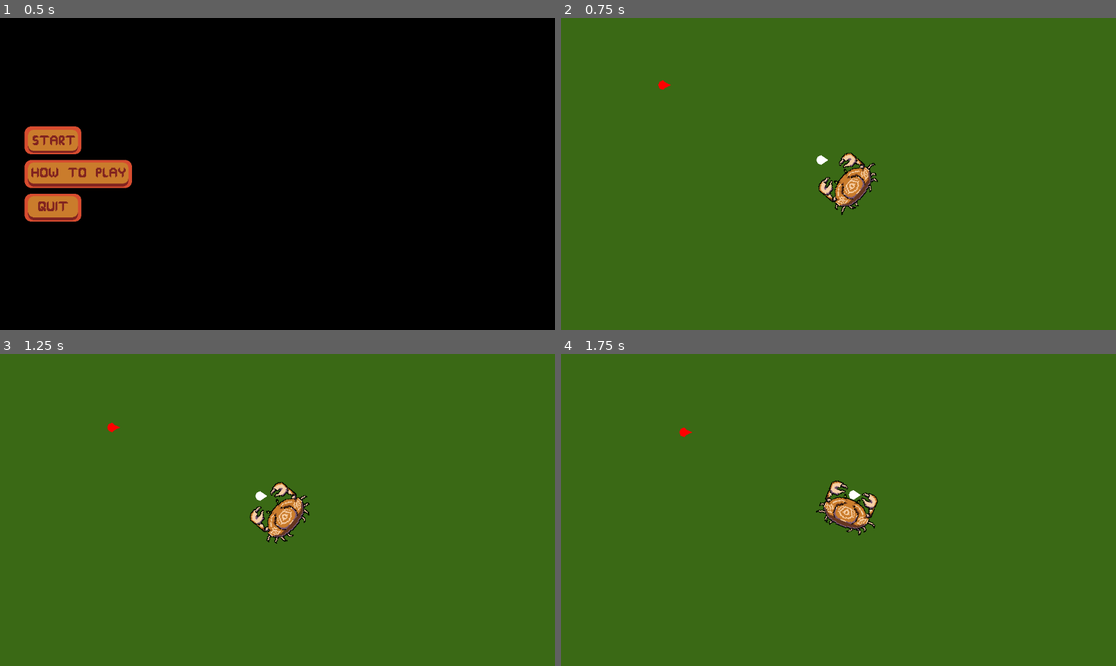
Above: before the commit, frames 1-4 (two rows, left to right).
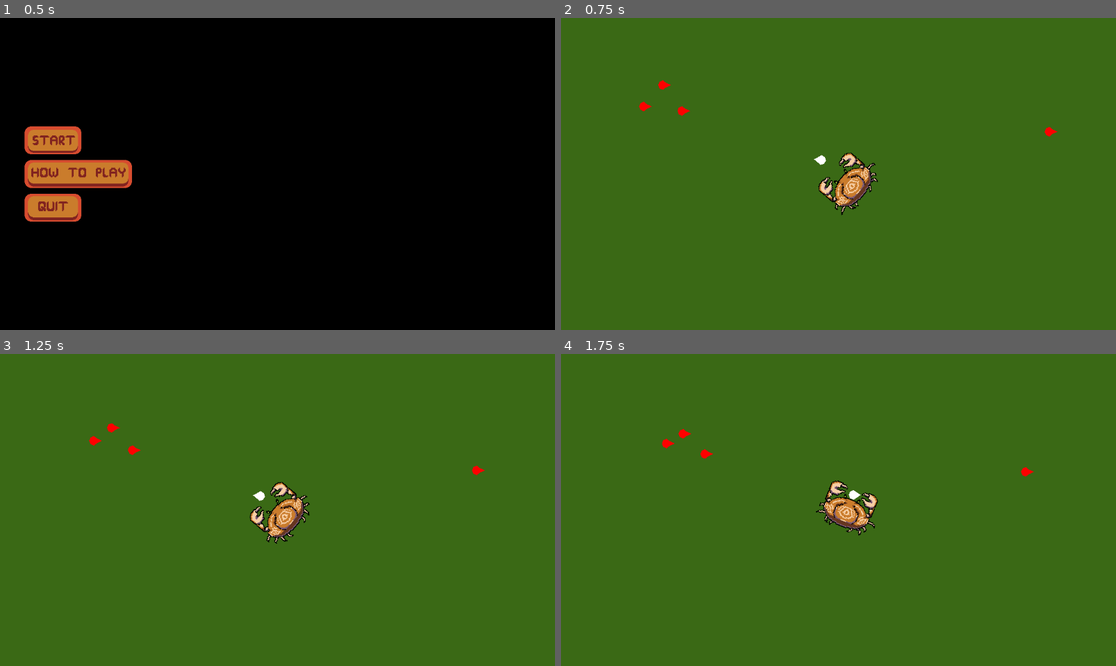
Above: after the commit, the same moments.

Repository: P-zee/UWRGJ-Team3
Game: Godot game, scene res://Menu/main_menu.tscn
Same seed, same stepped clock (60 frames per second), same inputs: the game is played once before the commit and once after it.
Inputs (mouse positions are in pixels of both pictures, inside the frame that each line leads up to):
- Up to frame 1 (0.5 s): no input
- Up to frame 2 (0.75 s): click (638, 139) at 0.5 s
- Up to frame 3 (1.25 s): no input
- Up to frame 4 (1.75 s): tap Enter (ui_accept) at 1.25, 1.52, 1.55 s; move the mouse to (960, 494) at 1.27 s; hold Right (ui_right) from 1.28 s (still down); tap Space (fire_melee, bound only after the commit) at 1.35 s

Frame 1 is identical in both runs. In frame 2, 0.1% of the frame differs, in the area x 14-90%, y 26-48%; in frame 3, 0.2%; in frame 4, 0.2%, in the area x 18-86%, y 23-57%.

Commit message:
Revert "Added functionality to gameover buttons"
This reverts commit 266745275df4b7c2d31eb9fa1491d601a1222b55.

Diff:
--- a/Entities/Player/player.gd
+++ b/Entities/Player/player.gd
@@ -1,23 +1,27 @@
 extends CharacterBody2D
 
-signal tookDamage(damage : int)
-signal healed(health : int)
+signal tookDamage(damage : float)
+signal healed(health : float)
 signal died()
 
 @onready var health: Node = $Health
 
 const SPEED = 150.0
 
-
-func _process(delta: float) -> void:
-	if Input.is_action_just_pressed("ui_accept"):
-		print(health.health)
+@export var melee_damage = 5.0
 
 
-func _physics_process(delta: float) -> void:
+func _process(_delta: float) -> void:
+	if Input.is_action_just_pressed("fire_melee"):
+		swing_melee(melee_damage)
+
+
+func _physics_process(_delta: float) -> void:
+	# Face towards the mouse
+	look_at(get_global_mouse_position())
 	# Get the input direction and handle the movement/deceleration.
 	# As good practice, you should replace UI actions with custom gameplay actions.
-	var direction := Input.get_vector("ui_left", "ui_right", "ui_up", "ui_down")
+	var direction := Input.get_vector("move_left", "move_right", "move_up", "move_down")
 	#if direction:
 	velocity = direction * SPEED
 	#else:
@@ -30,9 +34,25 @@
 	died.emit()
 
 
-func _on_health_healed(health: int) -> void:
-	healed.emit(health)
+func _on_health_healed(damage: float) -> void:
+	healed.emit(damage)
 
 
-func _on_health_took_damage(damage: int) -> void:
+func _on_health_took_damage(damage: float) -> void:
 	tookDamage.emit(damage)
+
+# Damages any bodies that have the method take_player_damage
+func swing_melee(damage: float):
+	# First, make sure melee swing is off of cooldown
+	if $MeleeCooldown.is_stopped():
+		$MeleeCooldown.start()
+		# Here, put logic for swing animation
+		print("Swing!")
+		# Now, get all enemies in the melee hitbox
+		for body in $MeleeHitbox.get_overlapping_bodies():
+			# If this body has a method called take_player_damage, then
+			#  call it with the amount of damage to deal.
+			if "take_player_damage" in body:
+				# Deal damage to the body we hit
+				body.take_player_damage(damage)
+				print(body.to_string() + " has taken " + str(damage) + " damage.")
--- a/Entities/health.gd
+++ b/Entities/health.gd
@@ -1,6 +1,6 @@
 extends Node
 
-@export var maxHealth : int:
+@export var maxHealth : float:
 	set(newMaxHealth):
 		maxHealth = newMaxHealth
 		if(health > maxHealth):
@@ -8,10 +8,10 @@
 	get():
 		return maxHealth
 
-var health : int
+var health : float
 
-signal tookDamage(damage : int)
-signal healed(damage : int)
+signal tookDamage(damage : float)
+signal healed(damage : float)
 signal died()
 
 # Called when the node enters the scene tree for the first time.
@@ -22,19 +22,19 @@
 	#healed.connect(healMessage)
 
 
-func takeDamage(damage : int) -> void:
+func takeDamage(damage : float) -> void:
 	health -= damage
 	tookDamage.emit(damage)
 	if(health <= 0):
 		died.emit()
 
-func heal(damage: int) -> void:
+func heal(damage: float) -> void:
 	health = min(maxHealth, health + damage)
 	healed.emit(damage)
 
 #func dieMessage() -> void:
 #	print("the player has died")
-#func healMessage(damage: int)->void:
+#func healMessage(damage: float)->void:
 #	print("the player has been healed the following health")
 #	print(damage)
 
--- a/Entities/queen.tscn
+++ b/Entities/queen.tscn
@@ -138,6 +138,7 @@
 
 [node name="Queen" type="CharacterBody2D"]
 scale = Vector2(2, 2)
+motion_mode = 1
 script = ExtResource("1_kgigq")
 
 [node name="Health" type="Node" parent="."]
--- a/Environment/level.gd
+++ b/Environment/level.gd
@@ -11,7 +11,7 @@
 
 
 # Called every frame. 'delta' is the elapsed time since the previous frame.
-func _process(delta: float) -> void:
+func _process(_delta: float) -> void:
 	pass
 
 # Called when the queen dies
--- a/Environment/level.tscn
+++ b/Environment/level.tscn
@@ -19,6 +19,15 @@
 [node name="Enemy" parent="." instance=ExtResource("2_s4nmo")]
 position = Vector2(212, 132)
 
+[node name="Enemy2" parent="." instance=ExtResource("2_s4nmo")]
+position = Vector2(174, 190)
+
+[node name="Enemy3" parent="." instance=ExtResource("2_s4nmo")]
+position = Vector2(244, 196)
+
+[node name="Enemy4" parent="." instance=ExtResource("2_s4nmo")]
+position = Vector2(1017, 229)
+
 [node name="Queen" parent="." instance=ExtResource("4_1ljs2")]
 position = Vector2(611, 355)
 
--- a/UI/gameover.gd
+++ b/UI/gameover.gd
@@ -12,8 +12,8 @@
 
 # Called when retry button is pressed
 func _on_retry_pressed() -> void:
-	get_tree().change_scene_to_file("res://Environment/level.tscn")
+	pass # Replace with function body.
 
 # Called when quit button is pressed
 func _on_quit_pressed() -> void:
-	get_tree().quit()
+	pass # Replace with function body.
--- a/project.godot
+++ b/project.godot
@@ -15,6 +15,47 @@
 config/features=PackedStringArray("4.3", "Forward Plus")
 config/icon="res://icon.svg"
 
+[global_group]
+
+Boid=""
+
+[input]
+
+move_up={
+"deadzone": 0.5,
+"events": [Object(InputEventKey,"resource_local_to_scene":false,"resource_name":"","device":-1,"window_id":0,"alt_pressed":false,"shift_pressed":false,"ctrl_pressed":false,"meta_pressed":false,"pressed":false,"keycode":0,"physical_keycode":87,"key_label":0,"unicode":119,"location":0,"echo":false,"script":null)
+, Object(InputEventKey,"resource_local_to_scene":false,"resource_name":"","device":-1,"window_id":0,"alt_pressed":false,"shift_pressed":false,"ctrl_pressed":false,"meta_pressed":false,"pressed":false,"keycode":0,"physical_keycode":4194320,"key_label":0,"unicode":0,"location":0,"echo":false,"script":null)
+]
+}
+move_down={
+"deadzone": 0.5,
+"events": [Object(InputEventKey,"resource_local_to_scene":false,"resource_name":"","device":-1,"window_id":0,"alt_pressed":false,"shift_pressed":false,"ctrl_pressed":false,"meta_pressed":false,"pressed":false,"keycode":0,"physical_keycode":83,"key_label":0,"unicode":115,"location":0,"echo":false,"script":null)
+, Object(InputEventKey,"resource_local_to_scene":false,"resource_name":"","device":-1,"window_id":0,"alt_pressed":false,"shift_pressed":false,"ctrl_pressed":false,"meta_pressed":false,"pressed":false,"keycode":0,"physical_keycode":4194322,"key_label":0,"unicode":0,"location":0,"echo":false,"script":null)
+]
+}
+move_left={
+"deadzone": 0.5,
+"events": [Object(InputEventKey,"resource_local_to_scene":false,"resource_name":"","device":-1,"window_id":0,"alt_pressed":false,"shift_pressed":false,"ctrl_pressed":false,"meta_pressed":false,"pressed":false,"keycode":0,"physical_keycode":65,"key_label":0,"unicode":97,"location":0,"echo":false,"script":null)
+, Object(InputEventKey,"resource_local_to_scene":false,"resource_name":"","device":-1,"window_id":0,"alt_pressed":false,"shift_pressed":false,"ctrl_pressed":false,"meta_pressed":false,"pressed":false,"keycode":0,"physical_keycode":4194319,"key_label":0,"unicode":0,"location":0,"echo":false,"script":null)
+]
+}
+move_right={
+"deadzone": 0.5,
+"events": [Object(InputEventKey,"resource_local_to_scene":false,"resource_name":"","device":-1,"window_id":0,"alt_pressed":false,"shift_pressed":false,"ctrl_pressed":false,"meta_pressed":false,"pressed":false,"keycode":0,"physical_keycode":68,"key_label":0,"unicode":100,"location":0,"echo":false,"script":null)
+, Object(InputEventKey,"resource_local_to_scene":false,"resource_name":"","device":-1,"window_id":0,"alt_pressed":false,"shift_pressed":false,"ctrl_pressed":false,"meta_pressed":false,"pressed":false,"keycode":0,"physical_keycode":4194321,"key_label":0,"unicode":0,"location":0,"echo":false,"script":null)
+]
+}
+fire_melee={
+"deadzone": 0.5,
+"events": [Object(InputEventKey,"resource_local_to_scene":false,"resource_name":"","device":-1,"window_id":0,"alt_pressed":false,"shift_pressed":false,"ctrl_pressed":false,"meta_pressed":false,"pressed":false,"keycode":0,"physical_keycode":32,"key_label":0,"unicode":32,"location":0,"echo":false,"script":null)
+]
+}
+
+[layer_names]
+
+2d_physics/layer_1="Environment"
+2d_physics/layer_2="Enemies"
+
 [rendering]
 
 textures/canvas_textures/default_texture_filter=0
